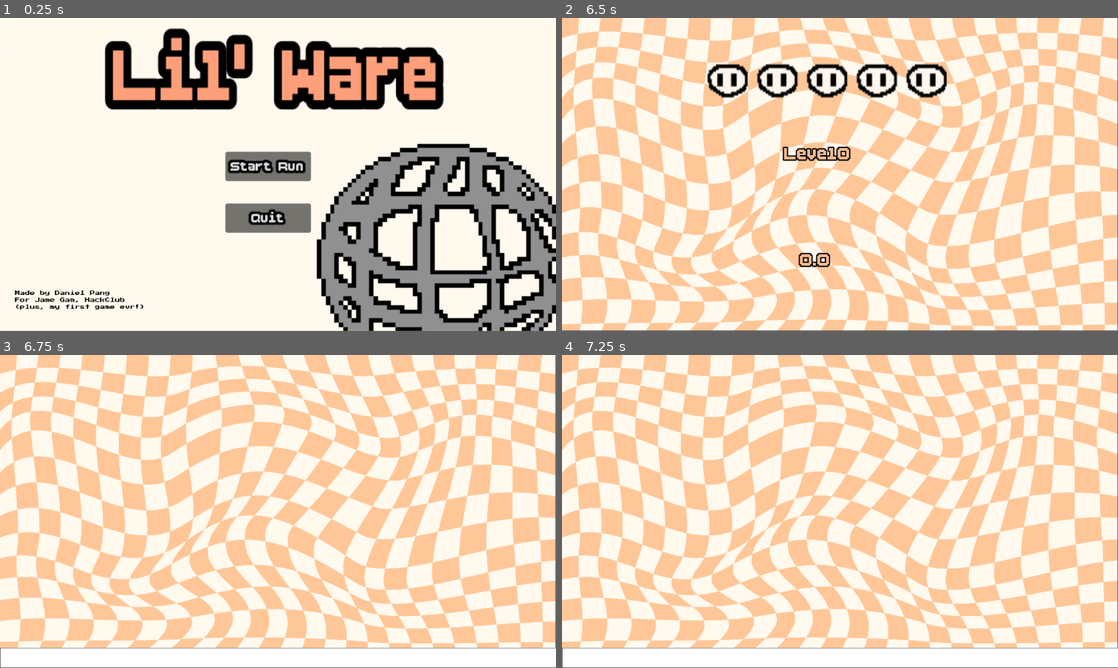
Above: before the commit, frames 1-4 (two rows, left to right).
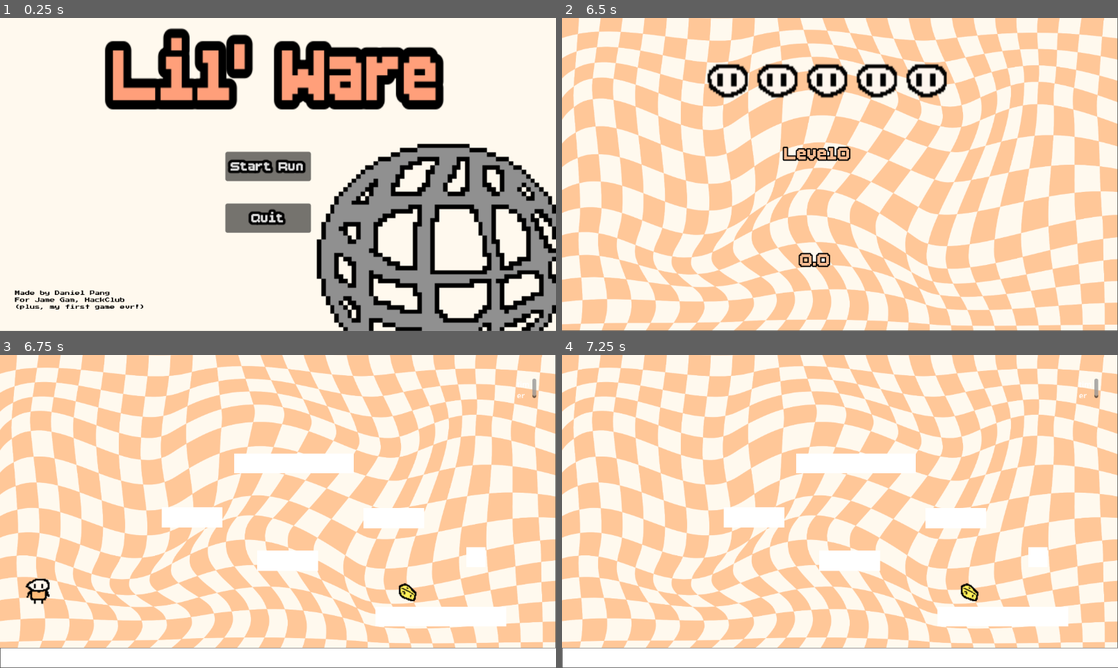
Above: after the commit, the same moments.

Repository: Doctor-Quack/Lil-Ware-Game
Game: Godot game, scene res://Scenes/title_screen.tscn
The game is run twice, just before and just after one commit, with the same random seed, the same clock (stepped at 60 frames per second) and the same inputs.
Inputs (mouse positions are in pixels of both pictures, inside the frame that each line leads up to):
- Up to frame 1 (0.25 s): no input
- Up to frame 2 (6.5 s): click "Start Run" at 0.5 s; tap Enter (ui_accept) at 1.25, 1.52, 2.27, 3.5, 3.77, 4.52, 5, 5.27, 5.75 s; move the mouse to (962, 158) at 1.27 s; hold Right (ui_right) 1.28-2.78 s; tap Alt every 1.5 s from 1.35 to 5.85 s; click (962, 158) at 1.42 s; move the mouse to (728, 190) at 2.02 s; tap Shift at 2.1, 3.6, 5.1 s; move the mouse to (895, 105) at 2.77 s; hold Left (ui_left) 2.78-3.53 s; move the mouse to (812, 237) at 3.52 s; hold Right (ui_right) 3.53-5.03 s; click (812, 237) at 3.67 s; move the mouse to (1006, 221) at 4.27 s; move the mouse to (673, 127) at 5.02 s; hold Left (ui_left) 5.03-5.78 s; move the mouse to (867, 174) at 5.77 s; hold Right (ui_right) from 5.78 s (still down); click (867, 174) at 5.92 s
- Up to frame 3 (6.75 s): tap Enter (ui_accept) at 6.5 s; move the mouse to (194, 433) at 6.52 s; release Right (ui_right) at 6.53 s; hold Left (ui_left) from 6.53 s (still down); tap Shift at 6.6 s
- Up to frame 4 (7.25 s): keep holding Left (ui_left); tap Enter (ui_accept) at 6.77 s

Frames 1-2 are identical in both runs. In frame 3, 3.2% of the frame differs, in the area x 4-97%, y 7-87%; in frame 4, 2.9%.
Error after the commit: Attempt to call function 'overlaps_area' in base 'null instance' on a null instance. (res://Scenes/cheese.gd:9)

Commit message:
made player, collectible and platformer layout
made lots of level changes, but not much scripting. the tutorial is not making much sense, and i just got a crash but im almost done with the platformer level. need to add more collectibles soon.

Diff:
--- /dev/null
+++ b/Scenes/cheese.gd
@@ -0,0 +1,12 @@
+extends Node2D
+@onready var player: CharacterBody2D = $"../Player"
+@onready var self_area: = $Area2D
+@onready var player_area: = $"../Player/Area2D"
+
+signal cheese_collected
+
+func _process(delta: float) -> void:
+	if player_area.overlaps_area(self_area): #checks if the cheese is overlapping with the player
+		if self.visible:
+			emit_signal("garlic_collected") #signals broadcast
+			self.hide() #dissapears, looking like it was collected
--- /dev/null
+++ b/Scenes/minigame_1.gd
@@ -0,0 +1,3 @@
+extends Node2D
+
+@onready var minigame_timer: Node2D = $"minigame_timer"
--- a/Scenes/minigame_1.tscn
+++ b/Scenes/minigame_1.tscn
@@ -1,11 +1,57 @@
 [gd_scene format=3 uid="uid://bhu877hpe1wqi"]
 
+[ext_resource type="Script" uid="uid://cfvtnag0rtbmc" path="res://Scenes/minigame_1.gd" id="1_0uv5o"]
 [ext_resource type="Texture2D" uid="uid://ch06ehr3yooda" path="res://textures/level intermission.png" id="1_enoba"]
+[ext_resource type="PackedScene" uid="uid://dfqqemqxgub2u" path="res://Scenes/player.tscn" id="2_11mgy"]
+[ext_resource type="Texture2D" uid="uid://cacetnam6qrc2" path="res://textures/cheese_collectible.png" id="3_f6tb2"]
+[ext_resource type="Script" uid="uid://biw45wrti3adx" path="res://Scenes/cheese.gd" id="4_ojqsy"]
+[ext_resource type="PackedScene" uid="uid://67akd58ra2no" path="res://Scenes/minigame_timer.tscn" id="6_jmcek"]
 
 [sub_resource type="RectangleShape2D" id="RectangleShape2D_8vltv"]
-size = Vector2(1200, 40)
+size = Vector2(1159.0459, 40)
+
+[sub_resource type="Animation" id="Animation_f6tb2"]
+length = 0.001
+tracks/0/type = "value"
+tracks/0/imported = false
+tracks/0/enabled = true
+tracks/0/path = NodePath("cheese:position")
+tracks/0/interp = 1
+tracks/0/loop_wrap = true
+tracks/0/keys = {
+"times": PackedFloat32Array(0),
+"transitions": PackedFloat32Array(1),
+"update": 0,
+"values": [Vector2(-16, -7)]
+}
+
+[sub_resource type="Animation" id="Animation_o6yob"]
+resource_name = "floating"
+loop_mode = 2
+tracks/0/type = "value"
+tracks/0/imported = false
+tracks/0/enabled = true
+tracks/0/path = NodePath("cheese:position")
+tracks/0/interp = 2
+tracks/0/loop_wrap = true
+tracks/0/keys = {
+"times": PackedFloat32Array(0, 1),
+"transitions": PackedFloat32Array(1, 1),
+"update": 0,
+"values": [Vector2(-16, 0), Vector2(-16, -7)]
+}
+
+[sub_resource type="AnimationLibrary" id="AnimationLibrary_5txvl"]
+_data = {
+&"RESET": SubResource("Animation_f6tb2"),
+&"floating": SubResource("Animation_o6yob")
+}
+
+[sub_resource type="CircleShape2D" id="CircleShape2D_8vltv"]
+radius = 10.1917305
 
 [node name="minigame_1" type="Node2D" unique_id=1784548025]
+script = ExtResource("1_0uv5o")
 
 [node name="background" type="TextureRect" parent="." unique_id=1700123286]
 offset_right = 40.0
@@ -18,15 +64,140 @@
 repeat_size = Vector2(1000, 0)
 autoscroll = Vector2(100, 0)
 
-[node name="StaticBody2D" type="StaticBody2D" parent="." unique_id=2067535029]
-
-[node name="ColorRect" type="ColorRect" parent="StaticBody2D" unique_id=1638344727]
-offset_left = 1.0
-offset_top = 607.0
-offset_right = 41.0
-offset_bottom = 647.0
-scale = Vector2(28.806288, 1.0077256)
-
-[node name="CollisionShape2D" type="CollisionShape2D" parent="StaticBody2D" unique_id=1260243657]
-position = Vector2(585, 627)
-shape = SubResource("RectangleShape2D_8vltv")
+[node name="platform1" type="StaticBody2D" parent="." unique_id=2067535029]
+
+[node name="ColorRect" type="ColorRect" parent="platform1" unique_id=1638344727]
+offset_left = 1.0
+offset_top = 607.0
+offset_right = 41.0
+offset_bottom = 647.0
+scale = Vector2(28.806288, 1.0077256)
+
+[node name="CollisionShape2D" type="CollisionShape2D" parent="platform1" unique_id=1260243657]
+position = Vector2(578, 627)
+shape = SubResource("RectangleShape2D_8vltv")
+
+[node name="platform2" type="StaticBody2D" parent="." unique_id=963518062]
+position = Vector2(1049, -95)
+scale = Vector2(-0.23464888, 1.0146861)
+
+[node name="ColorRect" type="ColorRect" parent="platform2" unique_id=1341246171]
+offset_left = 1.0
+offset_top = 607.0
+offset_right = 41.0
+offset_bottom = 647.0
+scale = Vector2(28.806288, 1.0077256)
+
+[node name="CollisionShape2D" type="CollisionShape2D" parent="platform2" unique_id=956507049]
+position = Vector2(573.04395, 627)
+shape = SubResource("RectangleShape2D_8vltv")
+
+[node name="platform3" type="StaticBody2D" parent="." unique_id=743581098]
+position = Vector2(659, -217)
+scale = Vector2(-0.10956905, 1.0250577)
+
+[node name="ColorRect" type="ColorRect" parent="platform3" unique_id=923877582]
+offset_left = 1.0
+offset_top = 607.0
+offset_right = 41.0
+offset_bottom = 647.0
+scale = Vector2(28.806288, 1.0077256)
+
+[node name="CollisionShape2D" type="CollisionShape2D" parent="platform3" unique_id=2067800311]
+position = Vector2(585, 627)
+shape = SubResource("RectangleShape2D_8vltv")
+
+[node name="platform4" type="StaticBody2D" parent="." unique_id=313001281]
+position = Vector2(461, -307)
+scale = Vector2(-0.10956905, 1.0250577)
+
+[node name="ColorRect" type="ColorRect" parent="platform4" unique_id=266336506]
+offset_left = 1.0
+offset_top = 607.0
+offset_right = 41.0
+offset_bottom = 647.0
+scale = Vector2(28.806288, 1.0077256)
+
+[node name="CollisionShape2D" type="CollisionShape2D" parent="platform4" unique_id=827353355]
+position = Vector2(585, 627)
+shape = SubResource("RectangleShape2D_8vltv")
+
+[node name="platform5" type="StaticBody2D" parent="." unique_id=1486979136]
+position = Vector2(879.00006, -305)
+scale = Vector2(-0.10956905, 1.0250577)
+
+[node name="ColorRect" type="ColorRect" parent="platform5" unique_id=957877800]
+offset_left = 1.0
+offset_top = 607.0
+offset_right = 41.0
+offset_bottom = 647.0
+scale = Vector2(28.806288, 1.0077256)
+
+[node name="CollisionShape2D" type="CollisionShape2D" parent="platform5" unique_id=2014883244]
+position = Vector2(585, 627)
+shape = SubResource("RectangleShape2D_8vltv")
+
+[node name="platform6" type="StaticBody2D" parent="." unique_id=757530230]
+position = Vector2(485, -410)
+scale = Vector2(0.21539752, 1.0119642)
+
+[node name="ColorRect" type="ColorRect" parent="platform6" unique_id=1626386407]
+offset_left = 1.0
+offset_top = 607.0
+offset_right = 41.0
+offset_bottom = 647.0
+scale = Vector2(28.806288, 1.0077256)
+
+[node name="CollisionShape2D" type="CollisionShape2D" parent="platform6" unique_id=429716262]
+position = Vector2(576.47925, 626.9999)
+shape = SubResource("RectangleShape2D_8vltv")
+
+[node name="platform7" type="StaticBody2D" parent="." unique_id=1193000724]
+position = Vector2(966, -217.00002)
+scale = Vector2(0.03456537, 1.0139533)
+
+[node name="ColorRect" type="ColorRect" parent="platform7" unique_id=347651775]
+offset_left = 1.0
+offset_top = 607.0
+offset_right = 41.0
+offset_bottom = 647.0
+scale = Vector2(28.806288, 1.0077256)
+
+[node name="CollisionShape2D" type="CollisionShape2D" parent="platform7" unique_id=1869494158]
+position = Vector2(585, 627)
+shape = SubResource("RectangleShape2D_8vltv")
+
+[node name="player" parent="." unique_id=548842010 instance=ExtResource("2_11mgy")]
+position = Vector2(131, 467.00006)
+scale = Vector2(1.8963213, 1.7808776)
+
+[node name="cheese" type="Node2D" parent="." unique_id=1371202806]
+position = Vector2(-16, -7)
+scale = Vector2(0.9839781, 1.0004193)
+script = ExtResource("4_ojqsy")
+
+[node name="cheese_collectible" type="TextureRect" parent="cheese" unique_id=998517079]
+offset_left = 848.0
+offset_top = 470.0
+offset_right = 888.0
+offset_bottom = 510.0
+scale = Vector2(1.3392822, 1.2836404)
+texture = ExtResource("3_f6tb2")
+
+[node name="floating_animation" type="AnimationPlayer" parent="cheese" unique_id=2089370756]
+root_node = NodePath("../..")
+libraries/ = SubResource("AnimationLibrary_5txvl")
+
+[node name="Area2D" type="Area2D" parent="cheese" unique_id=1930167901]
+position = Vector2(876.03577, 498.79086)
+scale = Vector2(2.3317432, 1.7224749)
+
+[node name="CollisionShape2D" type="CollisionShape2D" parent="cheese/Area2D" unique_id=596403186]
+position = Vector2(-0.004623562, -0.1248886)
+scale = Vector2(1.0881613, 1.2923963)
+shape = SubResource("CircleShape2D_8vltv")
+
+[node name="minigame_timer" parent="." unique_id=877139059 instance=ExtResource("6_jmcek")]
+position = Vector2(1071, 49)
+
+[connection signal="cheese_collected" from="cheese" to="player" method="_on_cheese_cheese_collected"]
--- a/Scenes/player.tscn
+++ b/Scenes/player.tscn
@@ -1,7 +1,7 @@
 [gd_scene format=3 uid="uid://dfqqemqxgub2u"]
 
 [ext_resource type="Script" uid="uid://chdgetukc7gw4" path="res://player.gd" id="1_cvnsp"]
-[ext_resource type="Texture2D" uid="uid://v37iebt8wnsm" path="res://textures/New Piskel-1.png.png" id="2_6t5aa"]
+[ext_resource type="Texture2D" uid="uid://v37iebt8wnsm" path="res://textures/player.png" id="2_6t5aa"]
 
 [sub_resource type="CircleShape2D" id="CircleShape2D_8vltv"]
 radius = 18.0
@@ -15,7 +15,7 @@
 [node name="Sprite2D" type="Sprite2D" parent="." unique_id=2108323820]
 texture = ExtResource("2_6t5aa")
 
-[node name="CollisionShape2D" type="CollisionShape2D" parent="Sprite2D" unique_id=1742653632]
+[node name="CollisionShape2D" type="CollisionShape2D" parent="." unique_id=1742653632]
 position = Vector2(2, 0)
 shape = SubResource("CircleShape2D_8vltv")
 
--- a/player.gd
+++ b/player.gd
@@ -2,7 +2,7 @@
 
 
 const SPEED = 300.0
-const JUMP_VELOCITY = -400.0
+const JUMP_VELOCITY = -500.0
 
 
 func _physics_process(delta: float) -> void:
@@ -23,3 +23,7 @@
 		velocity.x = move_toward(velocity.x, 0, SPEED)
 
 	move_and_slide()
+
+
+func _on_cheese_cheese_collected() -> void:
+	pass # Replace with function body.
Not shown, added: Scenes/cheese.gd.uid
Not shown, added: Scenes/minigame_1.gd.uid
Binary file added: textures/cheese_collectible.png
Not shown, changed: textures/cheese_collectible.png.import
Renamed: textures/New Piskel-1.png.png -> textures/player.png
Not shown, added: textures/player.png.import
